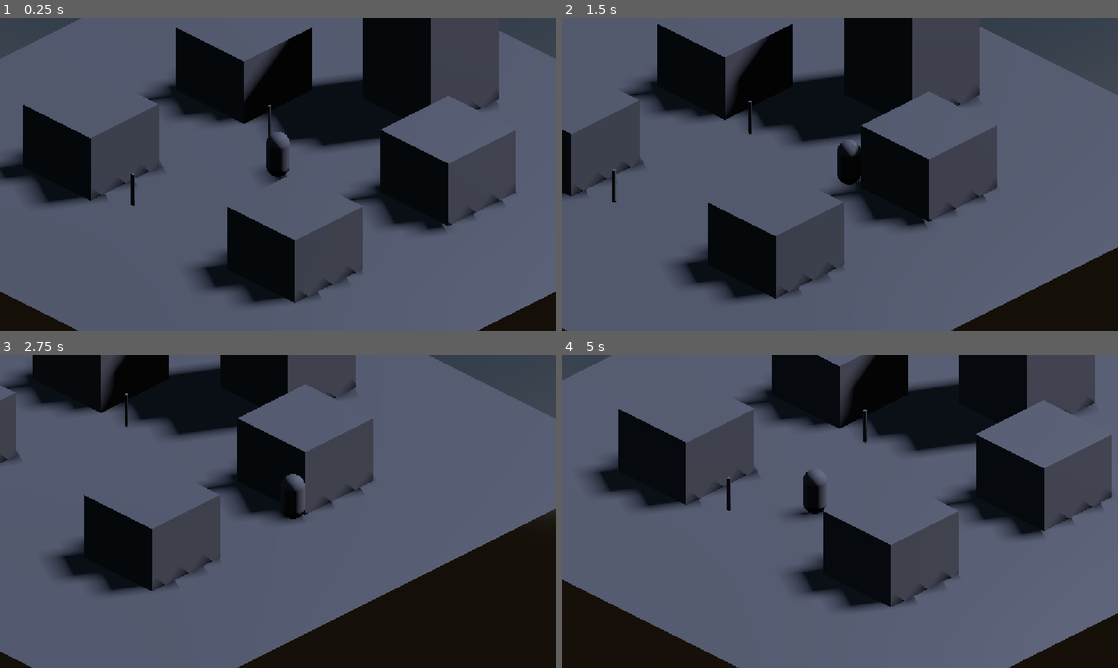
Above: before the commit, frames 1-4 (two rows, left to right).
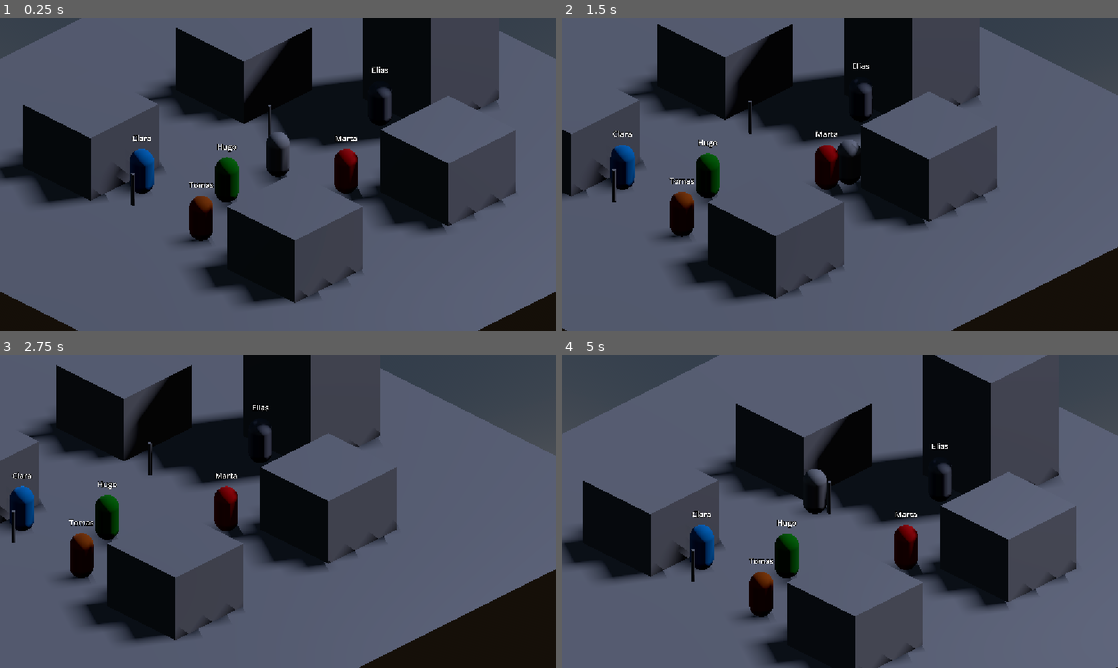
Above: after the commit, the same moments.

Repository: SauloAC/Pallbrook
Game: Godot game, scene res://scenes/mundo/Cidade.tscn
Same seed, same stepped clock (60 frames per second), same inputs: the game is played once before the commit and once after it. The project has no main scene, so this scene is started directly.
Inputs:
- Up to frame 1 (0.25 s): no input
- Up to frame 2 (1.5 s): tap Enter at 0.5 s; hold D (move_right) 0.53-1.28 s; hold E (interact) 0.53-1.28 s; hold S (move_down) from 1.28 s (still down); tap E (interact) at 1.35 s
- Up to frame 3 (2.75 s): release S (move_down) at 2.03 s; hold D (move_right) from 2.03 s (still down); hold E (interact) from 2.03 s (still down)
- Up to frame 4 (5 s): release D (move_right) at 2.78 s; release E (interact) at 2.78 s; hold W (move_up) 2.78-3.53 s; tap E (interact) at 2.85, 4.35 s; hold E (interact) 3.53-4.28 s; hold A (move_left) from 3.53 s (still down)

The runs differ from the first frame. In frame 1, 2.9% of the frame differs, in the area x 20-71%, y 15-73%; in frame 2, 2.9%; in frame 3, 48%; in frame 4, 64%, in the area x 0-100%, y 0-100%.

Commit message:
Cinco moradores com fichas de dados

Diff:
--- /dev/null
+++ b/data/npcs/clara.tres
@@ -0,0 +1,10 @@
+[gd_resource type="Resource" script_class="NPCData" format=3 uid="uid://d1g3qohx1m3mc"]
+
+[ext_resource type="Script" uid="uid://dl651qayo3ngb" path="res://scripts/npc/NPCData.gd" id="1_ns0lb"]
+
+[resource]
+script = ExtResource("1_ns0lb")
+npc_name = "Clara"
+role = "Costureira"
+color = Color(3.272891e-06, 0.499933, 0.763627, 1)
+metadata/_custom_type_script = "uid://dl651qayo3ngb"
--- /dev/null
+++ b/data/npcs/hugo.tres
@@ -0,0 +1,10 @@
+[gd_resource type="Resource" script_class="NPCData" format=3 uid="uid://b32sbhwo8rmh6"]
+
+[ext_resource type="Script" uid="uid://dl651qayo3ngb" path="res://scripts/npc/NPCData.gd" id="1_7d8pf"]
+
+[resource]
+script = ExtResource("1_7d8pf")
+npc_name = "Hugo"
+role = "Prefeito"
+color = Color(0, 0.49803922, 0, 1)
+metadata/_custom_type_script = "uid://dl651qayo3ngb"
--- /dev/null
+++ b/data/npcs/marta.tres
@@ -0,0 +1,10 @@
+[gd_resource type="Resource" script_class="NPCData" format=3 uid="uid://cbfk62j70stao"]
+
+[ext_resource type="Script" uid="uid://dl651qayo3ngb" path="res://scripts/npc/NPCData.gd" id="1_n0pe1"]
+
+[resource]
+script = ExtResource("1_n0pe1")
+npc_name = "Marta"
+role = "Taverneira"
+color = Color(0.7647059, 0, 0, 1)
+metadata/_custom_type_script = "uid://dl651qayo3ngb"
--- /dev/null
+++ b/data/npcs/padre.tres
@@ -0,0 +1,10 @@
+[gd_resource type="Resource" script_class="NPCData" format=3 uid="uid://dtbgvtwk3tawr"]
+
+[ext_resource type="Script" uid="uid://dl651qayo3ngb" path="res://scripts/npc/NPCData.gd" id="1_62wn5"]
+
+[resource]
+script = ExtResource("1_62wn5")
+npc_name = "Elias"
+role = "Padre"
+color = Color(0.4774989, 0.48340583, 0.50913167, 1)
+metadata/_custom_type_script = "uid://dl651qayo3ngb"
--- /dev/null
+++ b/data/npcs/tomas.tres
@@ -0,0 +1,10 @@
+[gd_resource type="Resource" script_class="NPCData" format=3 uid="uid://dyclkhngaj7bu"]
+
+[ext_resource type="Script" uid="uid://dl651qayo3ngb" path="res://scripts/npc/NPCData.gd" id="1_c02m7"]
+
+[resource]
+script = ExtResource("1_c02m7")
+npc_name = "Tomas"
+role = "Ferreiro"
+color = Color(0.64658266, 0.3092063, 0.019033113, 1)
+metadata/_custom_type_script = "uid://dl651qayo3ngb"
--- a/scenes/mundo/Cidade.tscn
+++ b/scenes/mundo/Cidade.tscn
@@ -9,6 +9,12 @@
 [ext_resource type="Script" uid="uid://coab8nqlctlo0" path="res://scripts/ui/PhaseBanner.gd" id="6_73egf"]
 [ext_resource type="Shader" uid="uid://cudikbpjewu53" path="res://shaders/vignette.gdshader" id="7_gq2ka"]
 [ext_resource type="Script" uid="uid://b8qlfb4bh8whw" path="res://scripts/ui/MorningSummary.gd" id="9_tkho8"]
+[ext_resource type="PackedScene" uid="uid://cflwpimx1kbw6" path="res://scenes/personagens/NPC.tscn" id="10_p3xqx"]
+[ext_resource type="Resource" uid="uid://dtbgvtwk3tawr" path="res://data/npcs/padre.tres" id="11_2n2no"]
+[ext_resource type="Resource" uid="uid://cbfk62j70stao" path="res://data/npcs/marta.tres" id="12_fm4th"]
+[ext_resource type="Resource" uid="uid://d1g3qohx1m3mc" path="res://data/npcs/clara.tres" id="13_t3jqk"]
+[ext_resource type="Resource" uid="uid://dyclkhngaj7bu" path="res://data/npcs/tomas.tres" id="14_mequr"]
+[ext_resource type="Resource" uid="uid://b32sbhwo8rmh6" path="res://data/npcs/hugo.tres" id="15_ervra"]
 
 [sub_resource type="ProceduralSkyMaterial" id="ProceduralSkyMaterial_tslrp"]
 sky_horizon_color = Color(0.66224277, 0.6717428, 0.6867428, 1)
@@ -68,6 +74,7 @@
 corner_radius_top_left = 8
 corner_radius_top_right = 8
 corner_radius_bottom_right = 8
+corner_radius_bottom_left = 8
 
 [node name="Cidade" type="Node3D" unique_id=917760355]
 
@@ -267,3 +274,23 @@
 theme_override_font_sizes/font_size = 18
 text = "[E] Continuar"
 horizontal_alignment = 1
+
+[node name="Elias" parent="." unique_id=2114807663 instance=ExtResource("10_p3xqx")]
+transform = Transform3D(1, 0, 0, 0, 1, 0, 0, 0, 1, 0, 1, -6)
+data = ExtResource("11_2n2no")
+
+[node name="Marta" parent="." unique_id=213485090 instance=ExtResource("10_p3xqx")]
+transform = Transform3D(1, 0, 0, 0, 1, 0, 0, 0, 1, 3, 1, -1)
+data = ExtResource("12_fm4th")
+
+[node name="Clara" parent="." unique_id=1183229265 instance=ExtResource("10_p3xqx")]
+transform = Transform3D(1, 0, 0, 0, 1, 0, 0, 0, 1, -3, 1, 5)
+data = ExtResource("13_t3jqk")
+
+[node name="Tomas" parent="." unique_id=407762272 instance=ExtResource("10_p3xqx")]
+transform = Transform3D(1, 0, 0, 0, 1, 0, 0, 0, 1, 1.5, 1, 6)
+data = ExtResource("14_mequr")
+
+[node name="Hugo" parent="." unique_id=1100674295 instance=ExtResource("10_p3xqx")]
+transform = Transform3D(1, 0, 0, 0, 1, 0, 0, 0, 1, 0, 1, 3)
+data = ExtResource("15_ervra")
--- /dev/null
+++ b/scenes/personagens/NPC.tscn
@@ -0,0 +1,23 @@
+[gd_scene format=3 uid="uid://cflwpimx1kbw6"]
+
+[ext_resource type="Script" uid="uid://ck325ortxnno8" path="res://scripts/npc/NPC.gd" id="1_qyqxh"]
+
+[sub_resource type="CapsuleMesh" id="CapsuleMesh_t2dwb"]
+
+[sub_resource type="CapsuleShape3D" id="CapsuleShape3D_m2va7"]
+
+[node name="NPC" type="CharacterBody3D" unique_id=2114807663]
+script = ExtResource("1_qyqxh")
+
+[node name="MeshInstance3D" type="MeshInstance3D" parent="." unique_id=2112089944]
+mesh = SubResource("CapsuleMesh_t2dwb")
+
+[node name="CollisionShape3D" type="CollisionShape3D" parent="." unique_id=247430604]
+shape = SubResource("CapsuleShape3D_m2va7")
+
+[node name="NameLabel" type="Label3D" parent="." unique_id=285620583]
+transform = Transform3D(1, 0, 0, 0, 1, 0, 0, 0, 1, 0, 1.6, 0)
+billboard = 1
+no_depth_test = true
+font_size = 64
+outline_size = 16
--- /dev/null
+++ b/scripts/npc/NPC.gd
@@ -0,0 +1,17 @@
+extends CharacterBody3D
+
+@export var data: NPCData
+
+@onready var mesh: MeshInstance3D = $MeshInstance3D
+@onready var name_label: Label3D = $NameLabel
+
+func _ready() -> void:
+	add_to_group("npcs")  # Lets any system find all townspeople later
+	if data == null:
+		push_warning("NPC without data: " + name)
+		return
+	name_label.text = data.npc_name
+	# Each NPC gets its own colored material from its data
+	var material := StandardMaterial3D.new()
+	material.albedo_color = data.color
+	mesh.material_override = material
--- /dev/null
+++ b/scripts/npc/NPCData.gd
@@ -0,0 +1,9 @@
+class_name NPCData
+extends Resource
+
+# The "record" of a townsperson: pure data, no behavior
+
+@export var npc_name: String = ""
+@export var role: String = ""        # e.g. "Padre", "Taverneira"
+@export var color: Color = Color.WHITE
+@export_multiline var description: String = ""
Not shown, added: scripts/npc/NPC.gd.uid
Not shown, added: scripts/npc/NPCData.gd.uid
